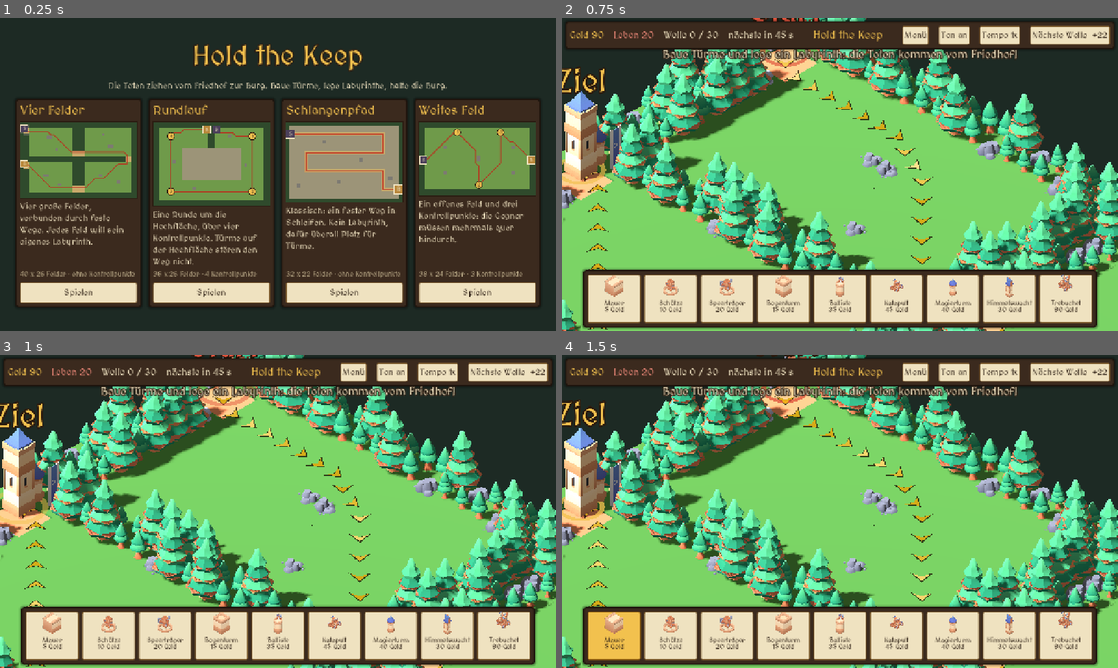
Above: before the commit, frames 1-4 (two rows, left to right).
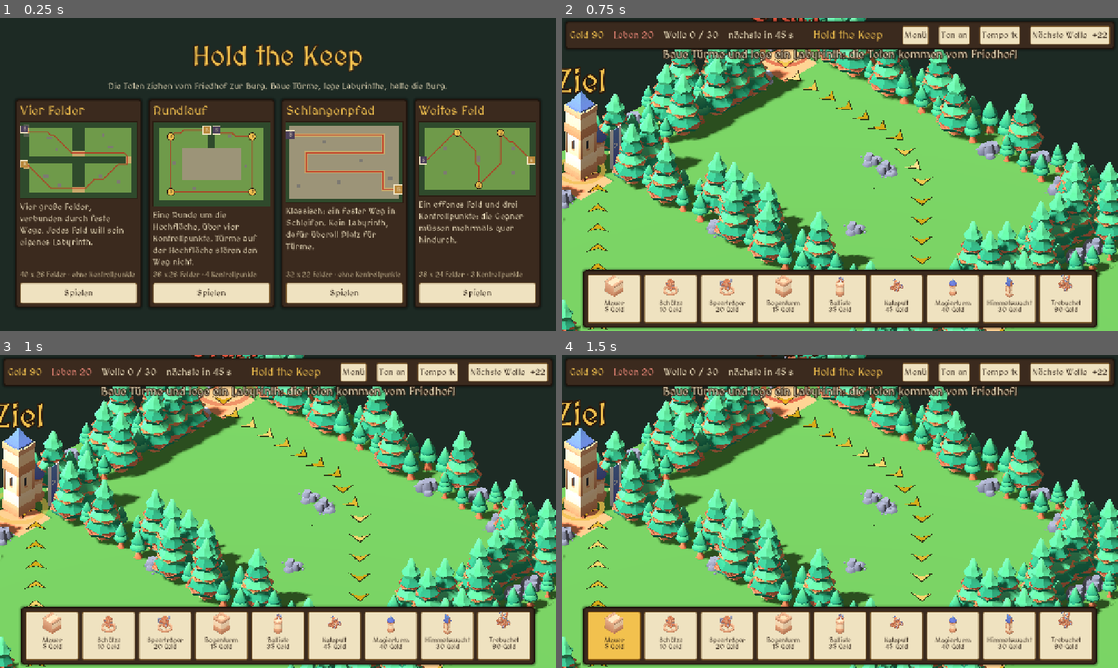
Above: after the commit, the same moments.

Repository: aikitori/hold-the-keep
Game: Godot game, scene res://scenes/menu.tscn
The game is run twice, just before and just after one commit, with the same random seed, the same clock (stepped at 60 frames per second) and the same inputs.
Inputs (mouse positions are in pixels of both pictures, inside the frame that each line leads up to):
- Up to frame 1 (0.25 s): no input
- Up to frame 2 (0.75 s): click "Spielen" at 0.5 s
- Up to frame 3 (1 s): no input
- Up to frame 4 (1.5 s): click (612, 636) at 1.27 s

The runs differ from the first frame. In frame 1, 4.7% of the frame differs, in the area x 3-97%, y 8-92%; in frame 2, nothing differs; in frame 3, nothing differs; in frame 4, nothing differs.

Commit message:
Kamera klebt nicht mehr am Rand, Menü passt ohne Scrollen auf den Bildschirm
Co-Authored-By: Claude Opus 5.5 <noreply@anthropic.com>

Diff:
--- a/scripts/camera_rig.gd
+++ b/scripts/camera_rig.gd
@@ -47,6 +47,8 @@
 	var offset := _anchor - ground_point(screen, 0.0)
 	position.x = clampf(position.x + offset.x, bounds.position.x, bounds.end.x)
 	position.z = clampf(position.z + offset.z, bounds.position.y, bounds.end.y)
+	# Am Rand rutscht der Punkt weg: neu greifen, sonst klebt die Kamera beim Zurückziehen in der Ecke.
+	_anchor = ground_point(screen, 0.0)
 
 
 ## Bildschirmbewegung in Pixeln -> Bewegung auf dem Boden (Trackpad-Geste).
--- a/scripts/dev/logic_test.gd
+++ b/scripts/dev/logic_test.gd
@@ -114,6 +114,14 @@
 	var slip := Vector2(rig.ground_point(at, 0.0).x - grabbed.x, rig.ground_point(at, 0.0).z - grabbed.z).length()
 	_check(rig.position.distance_to(before) > 1.0 and slip < 0.01,
 			"Karte folgt dem Finger (%.2f Felder bewegt, Abweichung %.3f)" % [rig.position.distance_to(before), slip])
+	# Weit über den Rand hinaus, dann ein kleines Stück zurück: die Kamera muss sofort folgen.
+	for i in 100:
+		at += Vector2(-40, -40)
+		main._unhandled_input(_drag_event(0, at))
+	var corner := rig.position
+	at += Vector2(30, 30)
+	main._unhandled_input(_drag_event(0, at))
+	_check(rig.position.distance_to(corner) > 0.5, "Am Rand festgefahren, zurückziehen geht sofort (%.2f)" % rig.position.distance_to(corner))
 	var size: float = rig.camera.size
 	main._unhandled_input(_touch(1, at + Vector2(100, 0), true))
 	main._unhandled_input(_drag_event(1, at + Vector2(200, 0)))
--- a/scripts/menu.gd
+++ b/scripts/menu.gd
@@ -1,12 +1,15 @@
 extends Control
 ## Startmenü: Titel und eine Kachel pro Spielfeld mit Vorschau und Beschreibung. Ein Klick startet das Spiel.
-## Breit stehen die Kacheln nebeneinander, sonst zu zweit, im Hochformat untereinander.
+## Quer stehen die Kacheln nebeneinander, im Hochformat zwei mal zwei. Passt das nicht auf den Bildschirm,
+## wird alles verkleinert: das Menü scrollt nie.
 
 const MAIN_SCENE := "res://scenes/main.tscn"
-const WIDE_CARD := 290.0
-const CARD := 420.0
+const CARD := 290.0
+const MARGIN := 16.0
 
 var _cards: Array[PanelContainer] = []
+var _column := VBoxContainer.new()
+var _grid := GridContainer.new()
 
 
 func _ready() -> void:
@@ -17,17 +20,10 @@
 	background.color = Color("#1d2a24")
 	background.set_anchors_preset(Control.PRESET_FULL_RECT)
 	add_child(background)
-	var scroll := ScrollContainer.new()
-	scroll.set_anchors_preset(Control.PRESET_FULL_RECT)
-	scroll.horizontal_scroll_mode = ScrollContainer.SCROLL_MODE_DISABLED
-	add_child(scroll)
-	var center := CenterContainer.new()
-	center.size_flags_horizontal = Control.SIZE_EXPAND_FILL
-	center.size_flags_vertical = Control.SIZE_EXPAND_FILL
-	scroll.add_child(center)
-	var column := VBoxContainer.new()
+	# Kein Container darüber: Container setzen den Maßstab ihrer Kinder zurück, _fit platziert selbst.
+	var column := _column
 	column.add_theme_constant_override("separation", 18)
-	center.add_child(column)
+	add_child(column)
 	var title := Label.new()
 	title.text = "Hold the Keep"
 	title.horizontal_alignment = HORIZONTAL_ALIGNMENT_CENTER
@@ -42,35 +38,41 @@
 	tagline.autowrap_mode = TextServer.AUTOWRAP_WORD_SMART
 	tagline.custom_minimum_size.x = 420
 	column.add_child(tagline)
-	var grid := GridContainer.new()
-	grid.columns = 2
+	var grid := _grid
 	grid.add_theme_constant_override("h_separation", 16)
 	grid.add_theme_constant_override("v_separation", 16)
 	column.add_child(grid)
 	for id: StringName in MapData.ORDER:
 		_cards.append(_card(id))
 		grid.add_child(_cards[-1])
-	var layout := func() -> void:
-		var count := _cards.size()
-		var wide := get_viewport_rect().size.x >= count * (WIDE_CARD + 16) + 40
-		grid.columns = 1 if UiScale.narrow else count if wide else 2
-		_set_card_width(WIDE_CARD if wide and not UiScale.narrow else CARD)
-	UiScale.changed.connect(layout)
-	layout.call()
+	UiScale.changed.connect(_layout)
+	_column.minimum_size_changed.connect(_fit)
+	get_viewport().size_changed.connect(_fit)
+	_layout()
 
 
-func _set_card_width(width: float) -> void:
-	for panel in _cards:
-		panel.custom_minimum_size.x = width
-		var inner := width - 20  # Innenabstand der Kachel
-		(panel.get_meta("preview") as MapPreview).set_width(inner)
-		(panel.get_meta("info") as Label).custom_minimum_size.x = inner
+func _layout() -> void:
+	_grid.columns = 2 if UiScale.narrow else _cards.size()
+	_fit.call_deferred()
+
+
+## Verkleinern, bis alles auf den Bildschirm passt (Größer wird es nie).
+func _fit() -> void:
+	var need := _column.get_combined_minimum_size()
+	var room := get_viewport_rect().size - Vector2.ONE * MARGIN * 2.0
+	if need.x <= 0.0 or need.y <= 0.0:
+		return
+	var fit := minf(1.0, minf(room.x / need.x, room.y / need.y))
+	_column.size = need
+	_column.scale = Vector2(fit, fit)
+	_column.position = (get_viewport_rect().size - need * fit) / 2.0
 
 
 func _card(id: StringName) -> PanelContainer:
 	var def: Dictionary = MapData.MAPS[id]
 	var map := MapData.load_map(id)
 	var panel := PanelContainer.new()
+	panel.custom_minimum_size.x = CARD
 	var box := VBoxContainer.new()
 	box.add_theme_constant_override("separation", 8)
 	panel.add_child(box)
@@ -80,14 +82,14 @@
 	name.add_theme_color_override("font_color", Hud.GOLD)
 	box.add_child(name)
 	var preview := MapPreview.new(map)
+	preview.set_width(CARD - 20)  # abzüglich Innenabstand der Kachel
 	box.add_child(preview)
-	panel.set_meta("preview", preview)
 	var info := Label.new()
 	info.text = def["info"]
 	info.autowrap_mode = TextServer.AUTOWRAP_WORD_SMART
 	info.size_flags_vertical = Control.SIZE_EXPAND_FILL
+	info.custom_minimum_size.x = CARD - 20
 	box.add_child(info)
-	panel.set_meta("info", info)
 	var facts := Label.new()
 	var checkpoints := map.waypoints.size() - 1
 	facts.text = "%d x %d Felder · %s" % [map.size.x, map.size.y,
Not shown, changed: docs/GAME_DESIGN.md
